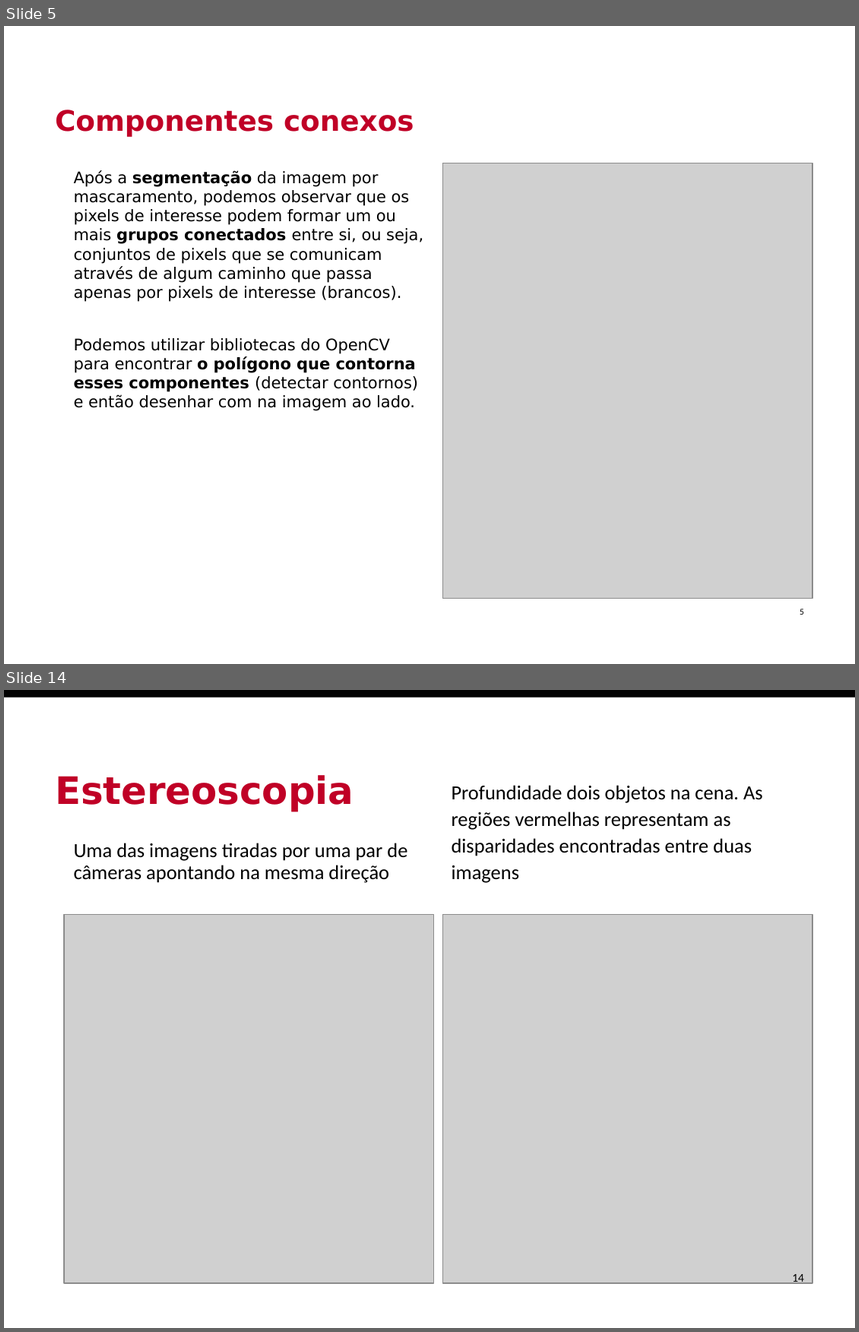
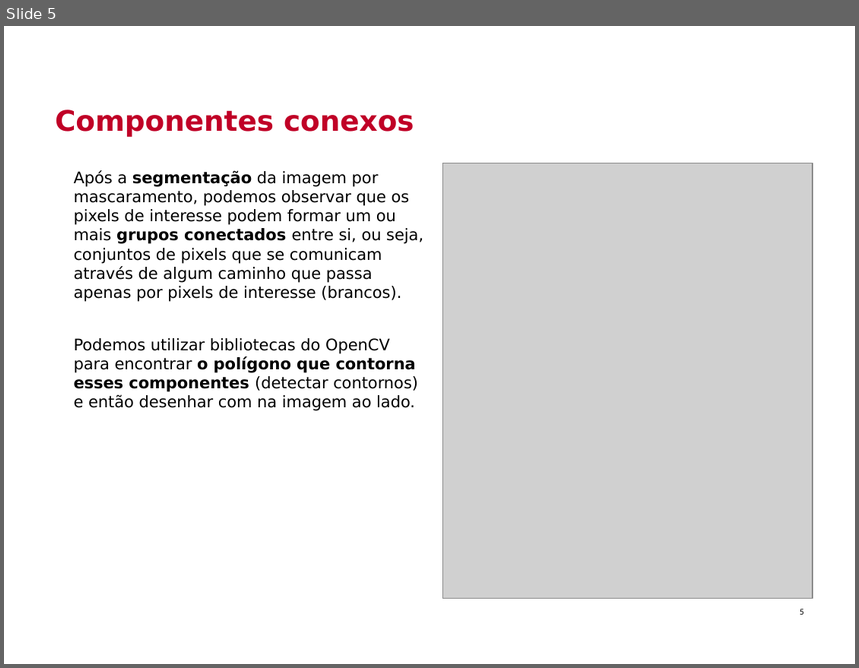
Before and after one commit to Insper/robotica-computacional, a slide deck: docs/modulos/05-visao-p2/slides.pptx. Shown one above the other, each under a label of ours: slides 5 and 14 before the commit, slide 5 after it; the slides between them are not shown. The pictures are 859x1332 and 859x668 pixels, drawn with LibreOffice and Linux fonts; fonts in the diff are those of the drawing; grey boxes stand for pictures; background and template pictures are left out. Boxes give left, top, right and bottom in pixels: in the first picture for what was removed or moved away, otherwise in the second. Text is boxed around its words. In the diff, an @@ line names an element or a change of style, - is before the commit and + after.

```diff
--- a/docs/modulos/05-visao-p2/slides.pptx
+++ b/docs/modulos/05-visao-p2/slides.pptx
@@ slide 14 removed at <box>4,690,855,1328</box>, background picture (left out) @@
@@ rectangle removed at <box>4,690,855,698</box> @@
@@ title removed at <box>55,775,354,812</box> @@
-Estereoscopia
@@ text removed at <box>452,785,763,883</box> @@
-Profundidade dois objetos na cena. As regiões vermelhas representam as disparidades encontradas entre duas imagens
@@ text removed at <box>74,843,408,883</box> @@
-Uma das imagens tiradas por uma par de câmeras apontando na mesma direção
@@ picture removed at <box>65,915,434,1284</box> @@
@@ picture removed at <box>443,915,813,1284</box> @@
@@ page number removed at <box>792,1274,804,1286</box> @@
-14
```
Also in this commit, not shown: 1 slide changed, 10 other slides removed, 2 other files.
